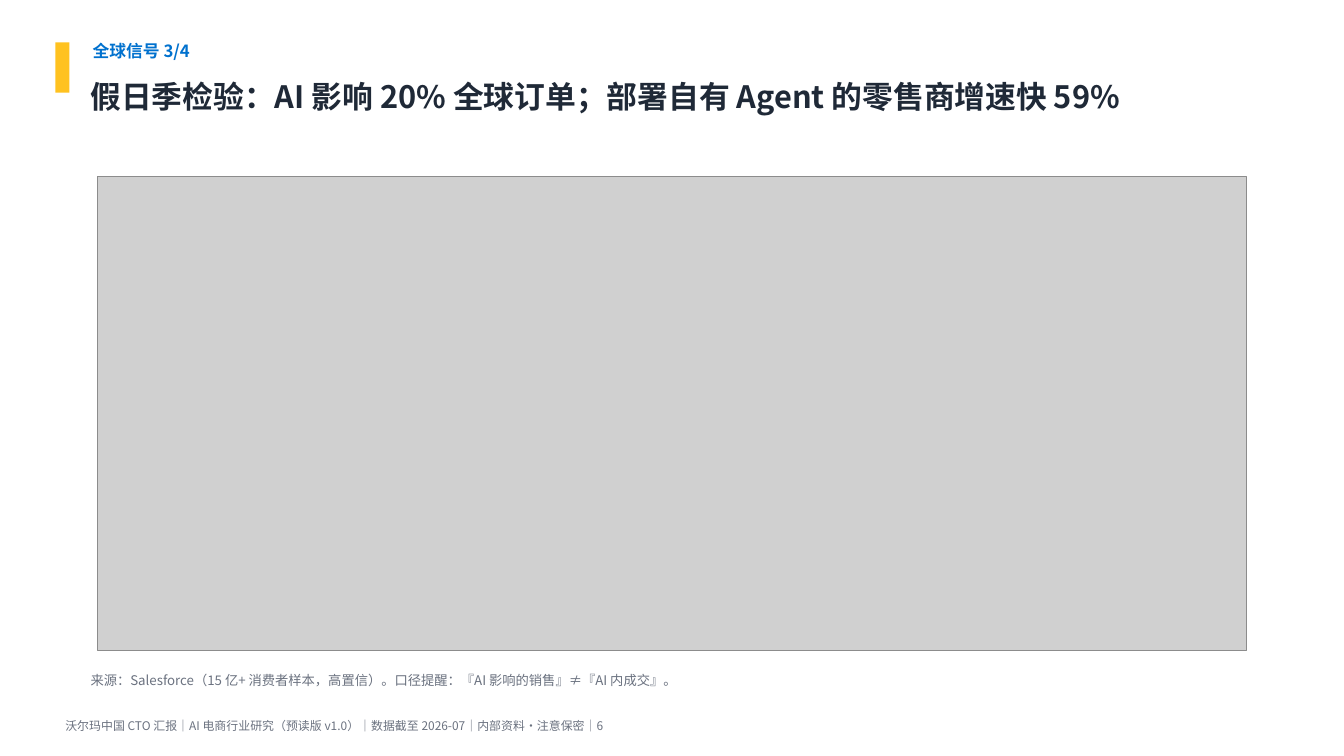
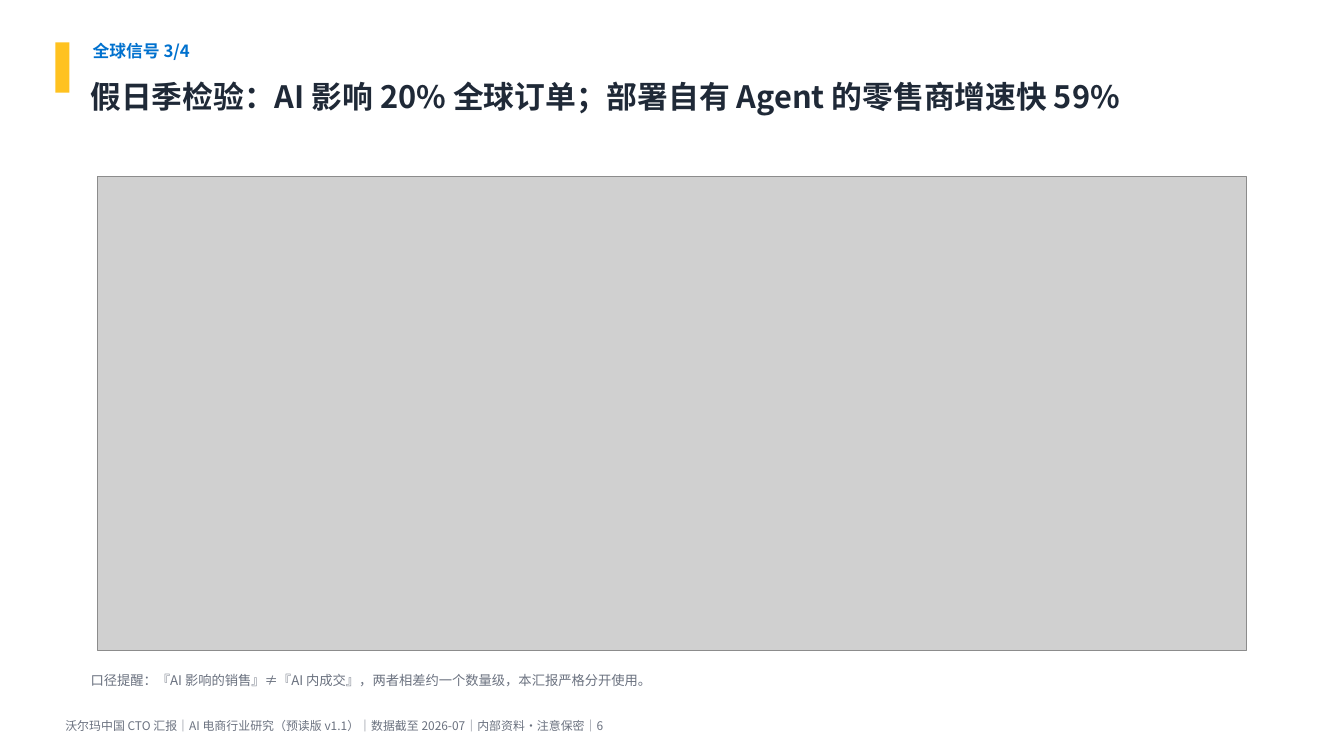
Before and after one commit to breeze2623-create/Aicommerce, a slide deck: slide 6 of report/AI电商行业研究_沃尔玛中国CTO汇报.pptx. Drawn at 1344x756 pixels with LibreOffice and Linux fonts; fonts in the diff are those of the drawing; grey boxes stand for pictures. Boxes give left, top, right and bottom in pixels: in the first picture for what was removed or moved away, otherwise in the second. Text is boxed around its words. In the diff, an @@ line names an element or a change of style, - is before the commit and + after.

```diff
--- a/report/AI电商行业研究_沃尔玛中国CTO汇报.pptx
+++ b/report/AI电商行业研究_沃尔玛中国CTO汇报.pptx
@@ text at <box>91,674,651,686</box>: text changed @@
-来源：Salesforce（15 亿+ 消费者样本，高置信）。口径提醒：『AI 影响的销售』≠『AI 内成交』。
+口径提醒：『AI 影响的销售』≠『AI 内成交』，两者相差约一个数量级，本汇报严格分开使用。
@@ text at <box>65,720,604,731</box>: text changed @@
-沃尔玛中国 CTO 汇报｜AI 电商行业研究（预读版 v1.0）｜数据截至 2026-07｜内部资料·注意保密｜6
+沃尔玛中国 CTO 汇报｜AI 电商行业研究（预读版 v1.1）｜数据截至 2026-07｜内部资料·注意保密｜6
```
Also in this commit, not shown: 17 other slides changed, 1 slide added, 5 other files.
